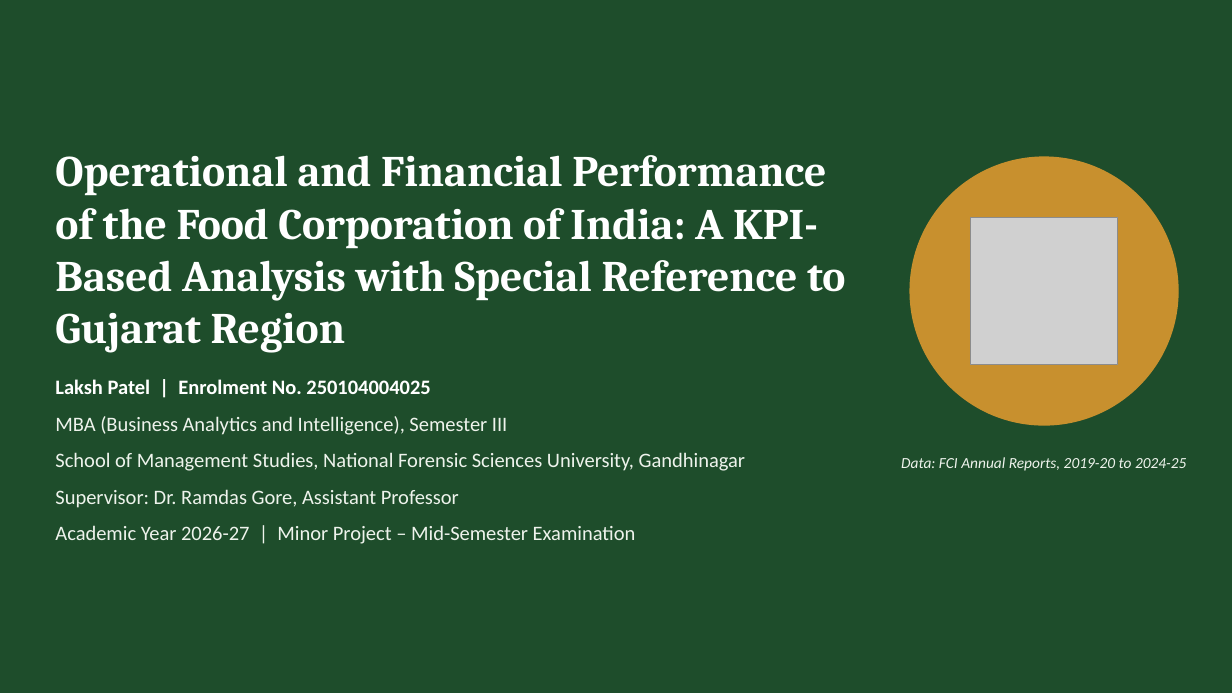
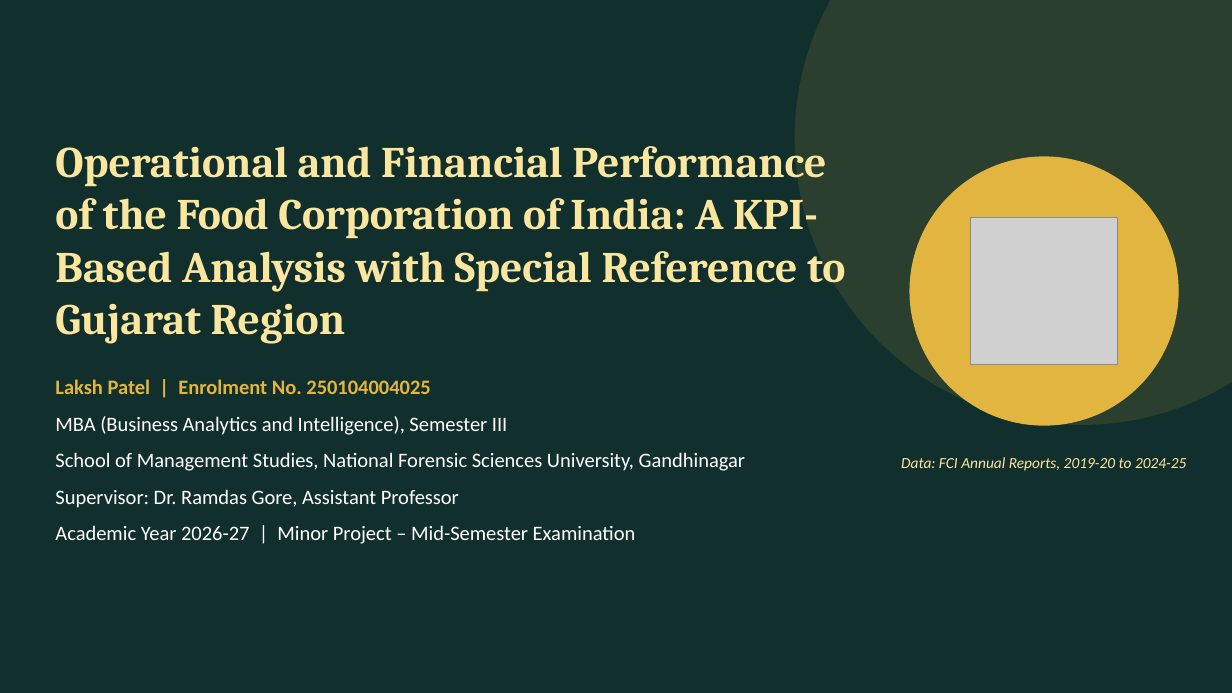
Before and after one commit to Luxp-byte/Claude, a slide deck: slide 1 of minor-project/FCI_Minor_Project_Presentation.pptx. Drawn at 1232x693 pixels with LibreOffice and Linux fonts; fonts in the diff are those of the drawing; grey boxes stand for pictures. Boxes give left, top, right and bottom in pixels: in the first picture for what was removed or moved away, otherwise in the second. Text is boxed around its words. In the diff, an @@ line names an element or a change of style, - is before the commit and + after.

```diff
--- a/minor-project/FCI_Minor_Project_Presentation.pptx
+++ b/minor-project/FCI_Minor_Project_Presentation.pptx
@@ background #1E4D2B to #112F2C @@
@@ ellipse added at [795, 0, 1232, 425], fill #E2B540 at 12% opacity @@
@@ title "Operational and Financial Performance of ...": place and size @@
-title "Operational and Financial Performance of ..." at [55, 155, 845, 353]
+title "Operational and Financial Performance of ..." at [55, 146, 845, 344]
@@ title "Operational and Financial Performance of ..." at [55, 146, 845, 344]: text colour #FFFFFF to #FBE6A0 @@
@@ ellipse at [910, 157, 1178, 425]: fill #C8902E to #E2B540; outline #C8902E 1 pt to #E2B540 1 pt @@
@@ text "Laksh Patel | Enrolment No. ..." at [55, 379, 745, 544]: text colour #FFFFFF to #E2B540 in "Laksh Patel | Enrolment No. 250104004025"; text colour #EEF3EC to #FFFFFF in "MBA (Business Analytics and Intelligence), Semester III", "School of Management Studies, National Forensic Sciences ...", "Supervisor: Dr. Ramdas Gore, Assistant Professor", "Academic Year 2026-27 | Minor Project – ..." @@
@@ text "Data: FCI Annual Reports, 2019-20 ..." at [901, 457, 1186, 471]: text colour #EEF3EC to #FBE6A0 @@
```
Also in this commit, not shown: 12 other slides changed.
